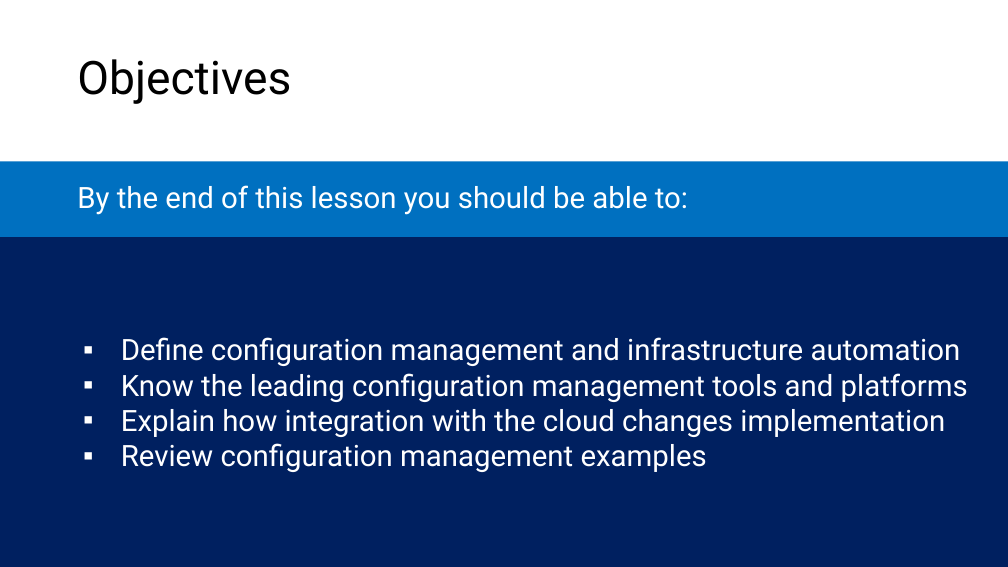
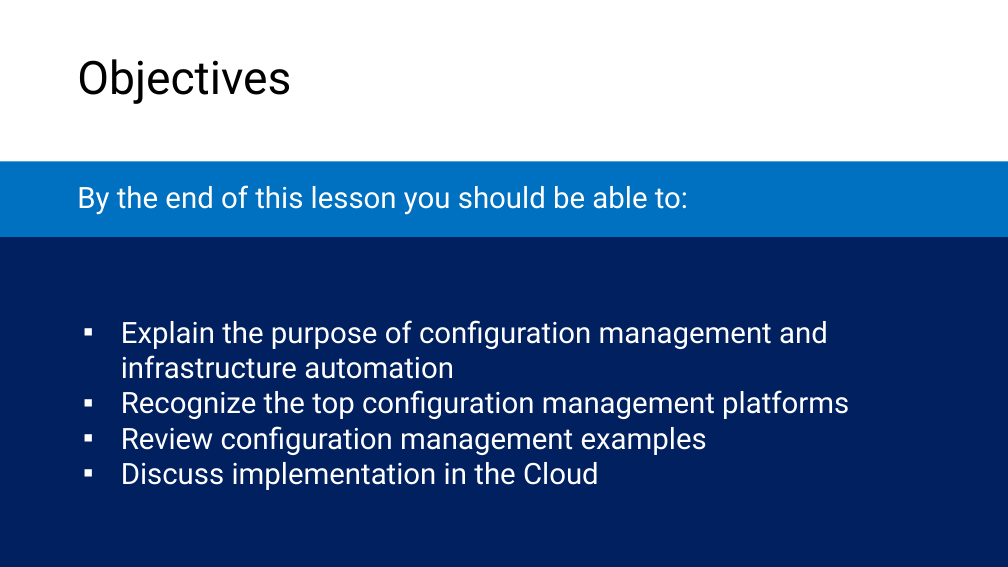
Before and after one commit to microsoft/AcademicContent, a slide deck: slide 3 of Complimentary Course Content/Module7/Lessons/Module7_Lesson2 Configuration Management.pptx. Drawn at 1008x567 pixels with LibreOffice and Linux fonts; fonts in the diff are those of the drawing. Boxes give left, top, right and bottom in pixels: in the first picture for what was removed or moved away, otherwise in the second. Text is boxed around its words. In the diff, an @@ line names an element or a change of style, - is before the commit and + after.

```diff
--- a/Complimentary Course Content/Module7/Lessons/Module7_Lesson2 Configuration Management.pptx
+++ b/Complimentary Course Content/Module7/Lessons/Module7_Lesson2 Configuration Management.pptx
@@ text in rectangle at <box>121,320,849,419</box>: text changed @@
-    ▪ Define configuration management and infrastructure automation
-    ▪ Know the leading configuration management tools and platforms
-    ▪ Explain how integration with the cloud changes implementation
+    ▪ Explain the purpose of configuration management and infrastructure automation
+    ▪ Recognize the top configuration management platforms
@@ text in rectangle at <box>121,462,599,490</box>: paragraph added @@
+    ▪ Discuss implementation in the Cloud
```
Also in this commit, not shown: 5 other slides changed, 1 slide removed, 2 other files.
